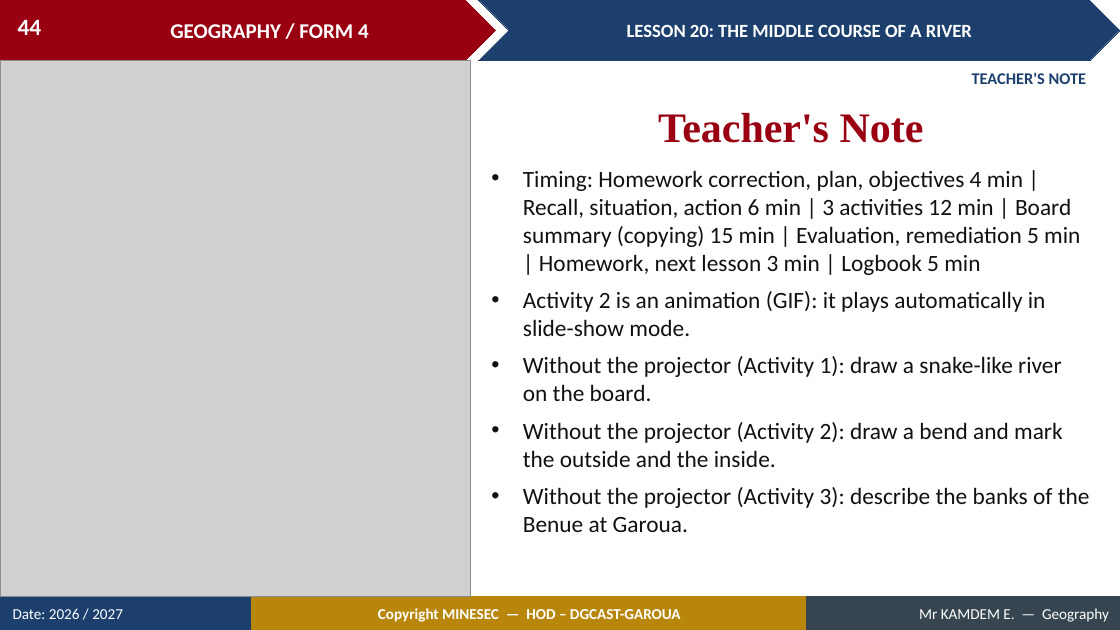
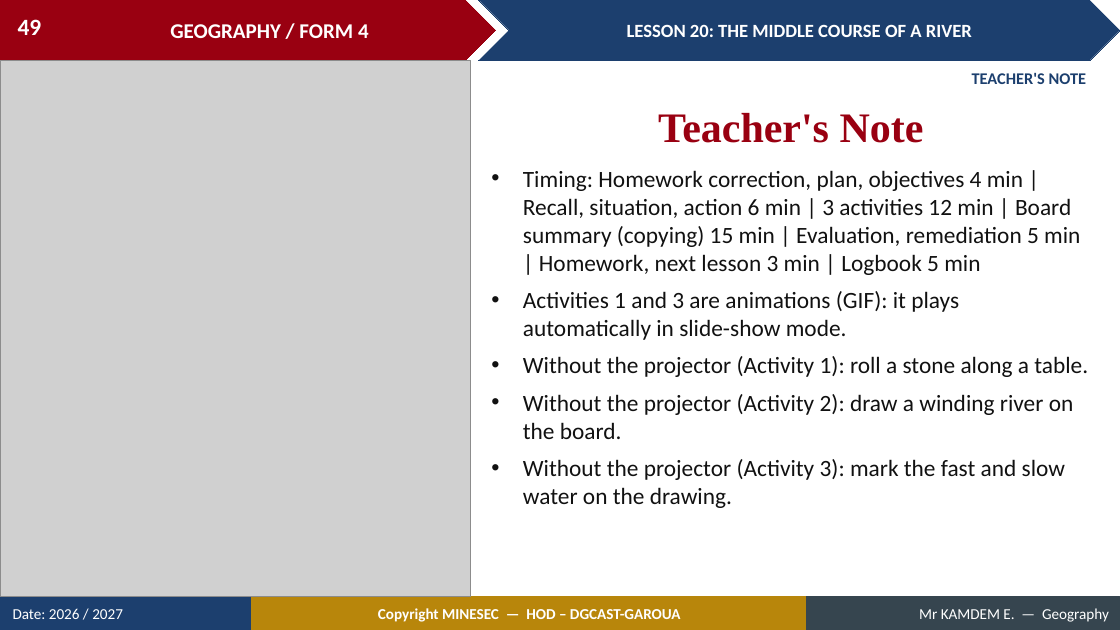
Before and after one commit to Berthautk/linea-github, a slide deck: slide 49 of lecons/F3/24_FORM4_LESSON20_Middle_Course.pptx (slide 44 before the commit). Drawn at 1120x630 pixels with LibreOffice and Linux fonts; fonts in the diff are those of the drawing; grey boxes stand for pictures. Boxes give left, top, right and bottom in pixels: in the first picture for what was removed or moved away, otherwise in the second. Text is boxed around its words. In the diff, an @@ line names an element or a change of style, - is before the commit and + after.

```diff
--- a/lecons/F3/24_FORM4_LESSON20_Middle_Course.pptx
+++ b/lecons/F3/24_FORM4_LESSON20_Middle_Course.pptx
@@ page number at (18, 19, 42, 35): text changed @@
-44
+49
@@ text at (523, 291, 1088, 508): text changed @@
-• Activity 2 is an animation (GIF): it plays automatically in slide-show mode.
-• Without the projector (Activity 1): draw a snake-like river on the board.
-• Without the projector (Activity 2): draw a bend and mark the outside and the inside.
-• Without the projector (Activity 3): describe the banks of the Benue at Garoua.
+• Activities 1 and 3 are animations (GIF): it plays automatically in slide-show mode.
+• Without the projector (Activity 1): roll a stone along a table.
+• Without the projector (Activity 2): draw a winding river on the board.
+• Without the projector (Activity 3): mark the fast and slow water on the drawing.
```
Also in this commit, not shown: 20 other slides changed, 7 slides added, 2 slides removed, 11 other files.
